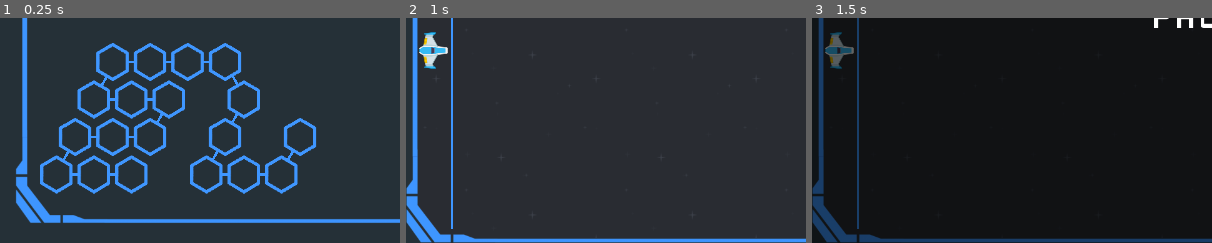
Above: before the commit, frames 1-3 (left to right).
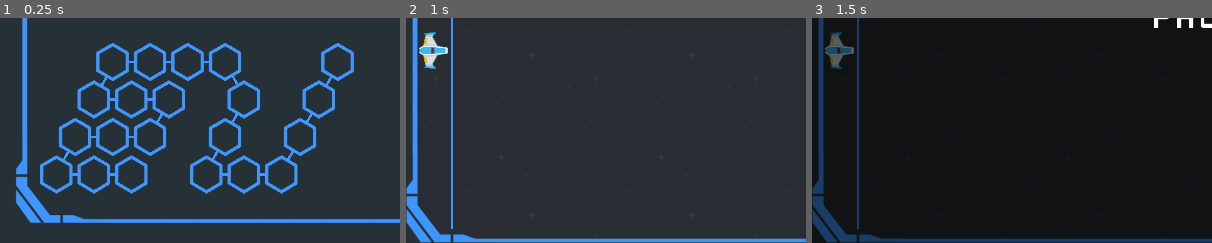
Above: after the commit, the same moments.

Repository: PKlimo/SpaceNumbers
Game: Godot game, scene res://TitleScreen.tscn
Two runs of this game, one before a commit and one after it. Both use one fixed random seed, a clock stepped at 60 frames per second and the inputs below.
Inputs (mouse positions are % of the whole screen's width and height, from its top left):
- Up to frame 1 (0.25 s): no input
- Up to frame 2 (1 s): tap Enter at 0.5 s; move the mouse to (16, 85) at 0.52 s; hold Right (ui_right) from 0.53 s (still down); click (16, 85) at 0.67 s; tap Space at 0.77 s
- Up to frame 3 (1.5 s): tap Space at 1.25 s; move the mouse to (30, 55) at 1.27 s; release Right (ui_right) at 1.28 s; hold Down (ui_down) from 1.28 s (still down)
The pictures show only the part of the screen within x 0-50%, y 50-100%; the shares and areas given below are measured in that part.

The runs differ from the first frame. In frame 1, 0.9% of the frame differs, in the area x 75-89%, y 11-47%; in frame 2, nothing differs; in frame 3, nothing differs.

Commit message:
new enemy blind addition
Signed-off-by: pklimo <pklimo@gmail.com>

Diff:
--- a/TitleScreen.tscn
+++ b/TitleScreen.tscn
@@ -202,6 +202,28 @@
 margin_top = 575.0
 margin_right = 485.0
 margin_bottom = 579.0
+rect_rotation = 120.0
+color = Color( 0.247059, 0.592157, 1, 1 )
+__meta__ = {
+"_edit_use_anchors_": false
+}
+
+[node name="ColorRect20" type="ColorRect" parent="Conncetions"]
+margin_left = 500.0
+margin_top = 515.0
+margin_right = 515.0
+margin_bottom = 519.0
+rect_rotation = 120.0
+color = Color( 0.247059, 0.592157, 1, 1 )
+__meta__ = {
+"_edit_use_anchors_": false
+}
+
+[node name="ColorRect21" type="ColorRect" parent="Conncetions"]
+margin_left = 532.0
+margin_top = 455.0
+margin_right = 547.0
+margin_bottom = 459.0
 rect_rotation = 120.0
 color = Color( 0.247059, 0.592157, 1, 1 )
 __meta__ = {
@@ -286,3 +308,9 @@
 
 [node name="Level_19" parent="." instance=ExtResource( 3 )]
 position = Vector2( 480, 550 )
+
+[node name="Level_20" parent="." instance=ExtResource( 3 )]
+position = Vector2( 510, 490 )
+
+[node name="Level_21" parent="." instance=ExtResource( 3 )]
+position = Vector2( 540, 430 )
--- /dev/null
+++ b/scenes/Enemies/BlindAdd.tscn
@@ -0,0 +1,35 @@
+[gd_scene load_steps=4 format=2]
+
+[ext_resource path="res://scenes/Enemies/Enemy.tscn" type="PackedScene" id=1]
+[ext_resource path="res://Assets/pictures/enemies/enemyBlack1_r.png" type="Texture" id=2]
+[ext_resource path="res://scripts/objects/BlindAdd.gd" type="Script" id=3]
+
+[node name="Enemy" instance=ExtResource( 1 )]
+script = ExtResource( 3 )
+
+[node name="EnemySprite" parent="." index="0"]
+texture = ExtResource( 2 )
+
+[node name="TextureRect" type="TextureRect" parent="." index="3"]
+margin_left = 47.1429
+margin_top = -45.7143
+margin_right = 131.143
+margin_bottom = 47.2857
+texture = ExtResource( 2 )
+__meta__ = {
+"_edit_use_anchors_": false
+}
+
+[node name="EnemyLabel2" type="Label" parent="." index="4"]
+margin_left = 64.0
+margin_top = 48.0
+margin_right = 93.0
+margin_bottom = 79.0
+rect_scale = Vector2( 3, 3 )
+rect_clip_content = true
+text = "8"
+align = 1
+valign = 1
+__meta__ = {
+"_edit_use_anchors_": false
+}
--- a/scripts/game/Space/Wave.gd
+++ b/scripts/game/Space/Wave.gd
@@ -4,6 +4,7 @@
 var Enemy = preload("res://scenes/Enemies/Enemy.tscn")
 var Flotila = preload("res://scenes/Enemies/Flotila.tscn")
 var Addition = preload("res://scenes/Enemies/Addition.tscn")
+var BlindAdd = preload("res://scenes/Enemies/BlindAdd.tscn")
 var level = load("res://scripts/game/TitleScreen/Level.gd").new()
 # only leve definition is here - no logic, all logic goes to World
 
@@ -38,6 +39,8 @@
 			enemy = Enemy.instance()
 		elif typ == "A":
 			enemy = Addition.instance()
+		elif typ == "B":
+			enemy = BlindAdd.instance()
 		elif typ == "F":
 			enemy = Flotila.instance()
 		else:
@@ -52,6 +55,10 @@
 			rozostup = 0
 			place_min = 220
 			place_max = 300
+		elif enemy.name == "BlindAdd":
+			rozostup = 0
+			place_min = 50
+			place_max = 450
 		elif enemy.name == "Enemy":
 			rozostup = 1
 			place_min = 50
--- a/scripts/game/TitleScreen/Level.gd
+++ b/scripts/game/TitleScreen/Level.gd
@@ -20,7 +20,9 @@
 	"16":{"od":1, "do":9, "speed":1, "typ":"F"},
 	"17":{"od":1, "do":9, "speed":2, "typ":"F"},
 	"18":{"od":2, "do":6, "speed":0, "typ":"A"},
-	"19":{"od":2, "do":9, "speed":0, "typ":"A"}
+	"19":{"od":2, "do":9, "speed":0, "typ":"A"},
+	"20":{"od":2, "do":6, "speed":0, "typ":"B"},
+	"21":{"od":2, "do":9, "speed":0, "typ":"B"}
 }
 
 func _ready():
@@ -38,9 +40,11 @@
 
 	if level_def[str(lvl)]["typ"] == "E":
 		$Description/Range.text = str(level_def[str(lvl)]["od"], " - ", level_def[str(lvl)]["do"])
-	elif level_def[str(lvl)]["typ"] == "A":
+	elif level_def[str(lvl)]["typ"] == "A" or level_def[str(lvl)]["typ"] == "B":
 		$Description/Enemies.rect_scale = Vector2(0.7,0.7)
 		$Description/Enemies.set_position(Vector2(40, 300))
+		if level_def[str(lvl)]["typ"] == "B":
+			$Description/Enemies.visible = false
 		$Description/Enemies2.rect_scale = Vector2(0.7,0.7)
 		$Description/Enemies2.set_position(Vector2(40, 350))
 		$Description/Range.rect_scale = Vector2(0.6,0.6)
--- /dev/null
+++ b/scripts/objects/BlindAdd.gd
@@ -0,0 +1,11 @@
+extends "res://scripts/objects/Enemy.gd"
+
+func _ready():
+	kon -=60
+	var c1 = randi() % (int(label_string) -1) + 1
+	var c2 = int(label_string) - c1
+
+	$EnemyLabel.text = str(c1)
+	$EnemyLabel2.text = str(c2)
+
+	$TextureRect.set_texture($EnemySprite.texture)
